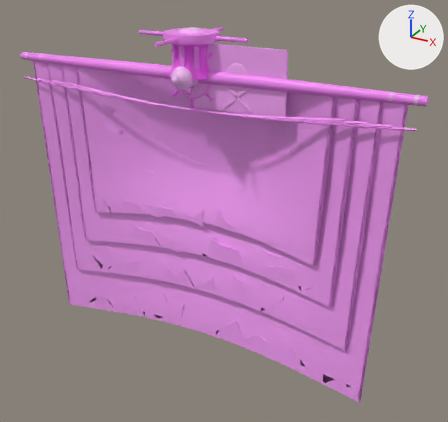
Before and after pictures for a commit that changed the glTF model art/models/ship_parts.glb.
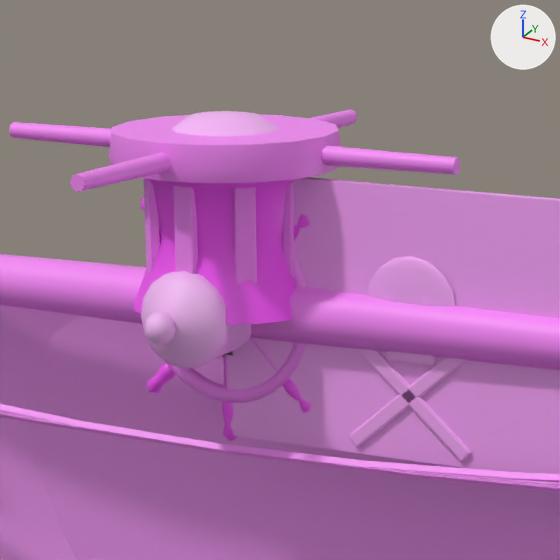
The first picture shows the older version from a 50 mm camera at (7.7, -12.47, 2.93) aimed at (0.54, 0.56, -3.59). The close-ups show the older and then the newer version on the part from 30% to 61% of the width and 0% to 32% of the height of that picture. Only the edits that show in the close-ups are written down. Every picture has the same lights, and +X, +Y and +Z are marked at upper right.

The scene before the commit, as lines of its bpy script (objects in view):
```python
me_capstan = bpy.data.meshes.new('capstan')
me_capstan.from_pydata(...)  # 668 vertices, 1280 faces; spans x -1.45..1.45, y -1.45..1.45, z 0.0..1.07
me_capstan.materials.append(mat_defaultmaterial_001)
me_sail_0_1 = bpy.data.meshes.new('sail_0_1')
me_sail_0_1.from_pydata(...)  # 641 vertices, 1214 faces; spans x -3.54..3.54, y -0.05..0.93, z -4.2..0.0
me_sail_0_1.materials.append(mat_defaultmaterial_006)
me_yard_1_0 = bpy.data.meshes.new('yard_1_0')
me_yard_1_0.from_pydata(...)  # 106 vertices, 160 faces; spans x -5.4..5.4, y -0.18..0.17, z -0.83..0.16
me_yard_1_0.materials.append(mat_defaultmaterial_016)
ob_capstan = bpy.data.objects.new('capstan', me_capstan)
ob_capstan.location = (0.0, 0.0, 0.0)
ob_sail_0_1 = bpy.data.objects.new('sail_0_1', me_sail_0_1)
ob_sail_0_1.location = (0.0, 0.0, 0.0)
ob_yard_1_0 = bpy.data.objects.new('yard_1_0', me_yard_1_0)
ob_yard_1_0.location = (0.0, 0.0, 0.0)
# also in view: 'sail_torn_0_1' at (0.0, 0.44, -2.1); 'yard_0_1' at (0.0, 0.0, -0.33); 'wheel' at (0.0, -0.03, 0.0); 'sail_1_0' at (0.0, 0.44, -3.85); 'sail_torn_1_0' at (0.0, 0.44, -3.85)
```
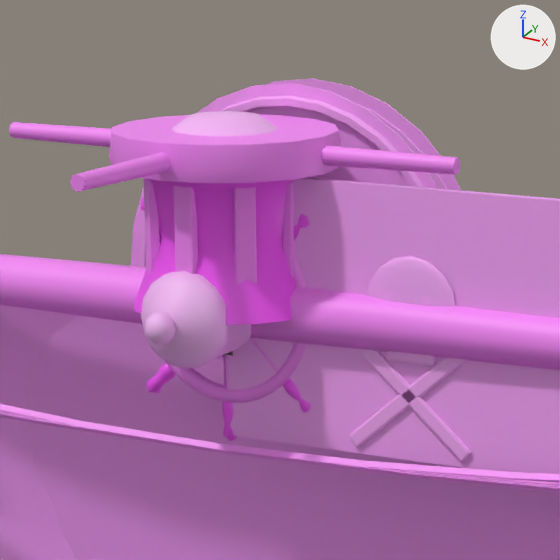
Changed parts and their boxes [x1, y1, x2, y2] in the close-ups (560 x 560 px):
'emblem', added (pink)
    after: [131, 79, 461, 267]

What changed in the scene script:
```text
Add me_emblem:
    me_emblem.from_pydata(...)  # 1467 vertices, 2786 faces; spans x -1.15..1.15, y 0.68..1.04, z -1.15..1.15
    me_emblem.materials.append(mat_defaultmaterial_002)
Add ob_emblem:
    ob_emblem = bpy.data.objects.new('emblem', me_emblem)
    ob_emblem.location = (0.0, 0.0, 0.0)
```
